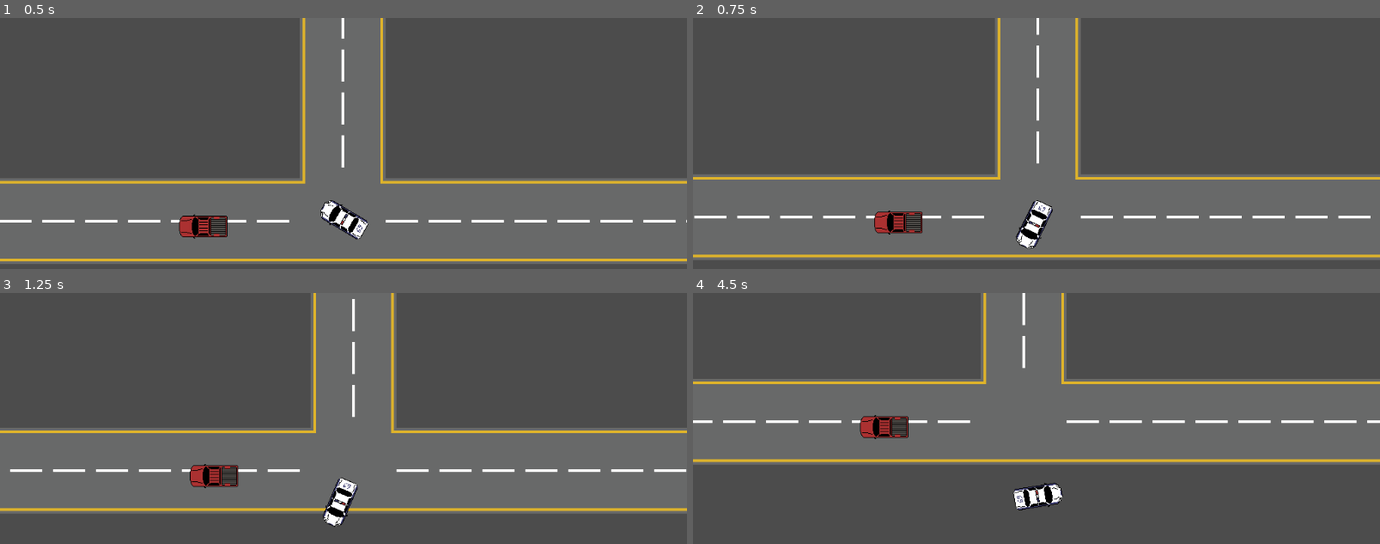
Above: before the commit, frames 1-4 (two rows, left to right).
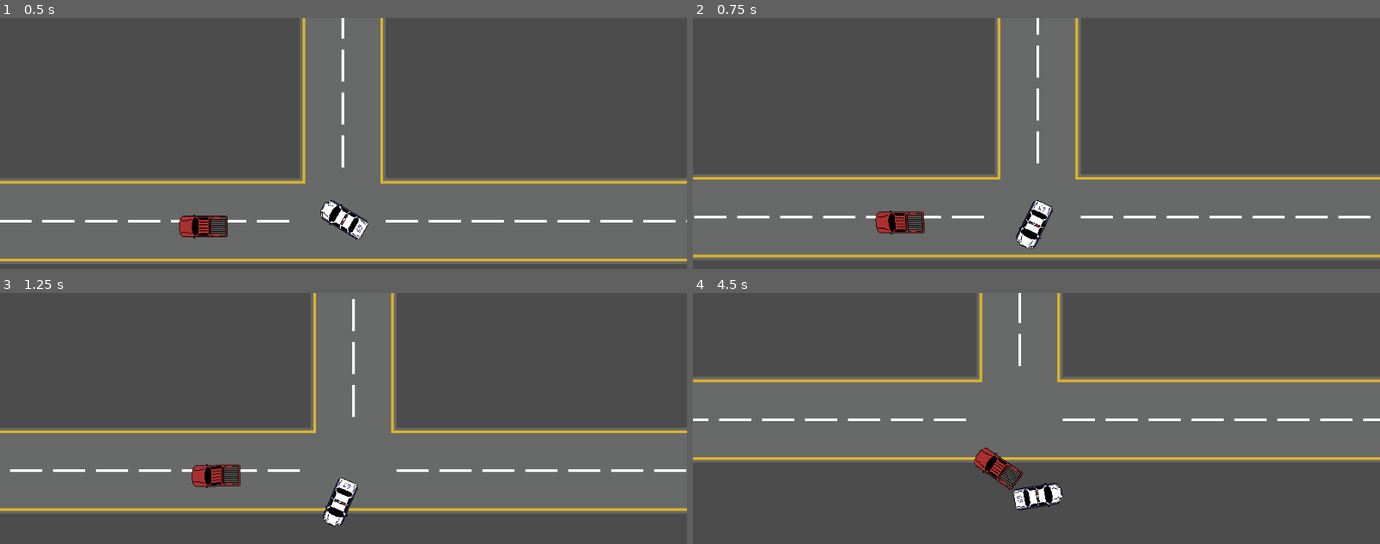
Above: after the commit, the same moments.

Repository: pixelpotato6791/open-theft-auto
Game: Godot game, scene res://Levels/Dev.tscn
Two runs of this game, one before a commit and one after it. Both use one fixed random seed, a clock stepped at 60 frames per second and the inputs below.
Inputs (mouse positions are in pixels of both pictures, inside the frame that each line leads up to):
- Up to frame 1 (0.5 s): no input
- Up to frame 2 (0.75 s): tap Enter at 0.5 s; move the mouse to (outside the picture) at 0.52 s; hold W (foward) from 0.53 s (still down)
- Up to frame 3 (1.25 s): keep holding W (foward)
- Up to frame 4 (4.5 s): move the mouse to (outside the picture) at 1.27 s; release W (foward) at 1.28 s; tap Shift (run) at 1.35 s; move the mouse to (830, 433) at 2.02 s; press the mouse at (830, 433) at 2.03 s; hold S (backwards) 2.03-4.28 s; move the mouse to (1070, 493) at 2.77 s; release the mouse at (1070, 493) at 2.78 s; tap W (foward) at 2.85 s; move the mouse to (933, 393) at 3.52 s; hold Shift (run) 3.53-4.28 s; move the mouse to (1187, 473) at 4.27 s; click (1187, 473) at 4.35 s

Frame 1 is identical in both runs. In frame 2, 0.2% of the frame differs, in the area x 26-34%, y 76-87%; in frame 3, 0.4%; in frame 4, 7.7%, in the area x 0-100%, y 0-79%.

Commit message:
got basic working AI and numerous other changes throughout the scripts

Diff:
--- /dev/null
+++ b/AI.gd
@@ -0,0 +1,44 @@
+extends Area2D
+
+
+enum State {
+	CALM,
+	ENGAGE,
+	DEAD
+}
+
+
+
+signal state_changed(set_state)
+
+export(int) var SPEED
+var current_state:int = State.CALM setget set_state
+
+func set_state(state:int):
+	print('New state:', state)
+	if current_state == state:
+		return
+
+	current_state = state
+
+func _process(_delta):
+	match self.current_state:
+		State.CALM:
+			pass
+		State.ENGAGE:
+			var player_pos = Game.player.global_position
+			get_parent().look_at(player_pos)
+			get_parent().move_and_slide(global_position.direction_to(player_pos) * SPEED)
+
+
+func _on_Eyesight_body_entered(body):
+	print('entered')
+	if body.is_in_group(Game.PLAYER_GROUP_TAG):
+		print('player in group')
+		#emit_signal("state_changed", State.ENGAGE)
+		set_state(State.ENGAGE)
+
+
+func _on_Eyesight_body_exited(body):
+	if body.is_in_group(Game.PLAYER_GROUP_TAG):
+		set_state(State.CALM)
--- a/Game.gd
+++ b/Game.gd
@@ -1,3 +1,8 @@
 extends Node2D
 
 export(PackedScene) var player
+
+export(String) var PLAYER_GROUP_TAG = "Player"
+
+func distance_to_player(org_obj:Position2D):
+	return int(org_obj.position.distance_to(player.global_position))
--- /dev/null
+++ b/Health.gd
@@ -0,0 +1,11 @@
+extends Node
+
+export(int) var health = 100
+
+
+func take_damage(x:int) -> bool:
+	if self.health > 0:
+		self.health -= x
+		return true
+
+	return false
--- a/Levels/Dev.tscn
+++ b/Levels/Dev.tscn
@@ -1,12 +1,17 @@
-[gd_scene load_steps=6 format=2]
+[gd_scene load_steps=9 format=2]
 
 [ext_resource path="res://assets/player/Player.tscn" type="PackedScene" id=1]
 [ext_resource path="res://Levels/world_tileset_v1.tres" type="TileSet" id=2]
 [ext_resource path="res://assets/vehicles/pickup_truck.png" type="Texture" id=3]
 [ext_resource path="res://assets/Entity.gd" type="Script" id=4]
+[ext_resource path="res://AI.gd" type="Script" id=5]
+[ext_resource path="res://assets/Helpers/Health.tscn" type="PackedScene" id=6]
 
 [sub_resource type="RectangleShape2D" id=1]
 extents = Vector2( 36, 16 )
+
+[sub_resource type="CircleShape2D" id=2]
+radius = 172.0
 
 [node name="Main" type="Node2D"]
 
@@ -31,8 +36,20 @@
 position = Vector2( 4, 0 )
 texture = ExtResource( 3 )
 
+[node name="Health" parent="TestDummy" instance=ExtResource( 6 )]
+position = Vector2( 212, 56 )
+
+[node name="Eyesight" type="Area2D" parent="TestDummy"]
+script = ExtResource( 5 )
+SPEED = 60
+
+[node name="CollisionShape2D" type="CollisionShape2D" parent="TestDummy/Eyesight"]
+shape = SubResource( 2 )
+
 [node name="World" type="TileMap" parent="."]
 z_index = -1
 tile_set = ExtResource( 2 )
 format = 1
 tile_data = PoolIntArray( -524289, 4, 0, -589824, 9, 0, -458753, 4, 0, -524288, 9, 0, -393217, 4, 0, -458752, 9, 0, -32 …(627 unchanged characters)…
+[connection signal="body_entered" from="TestDummy/Eyesight" to="TestDummy/Eyesight" method="_on_Eyesight_body_entered"]
+[connection signal="body_exited" from="TestDummy/Eyesight" to="TestDummy/Eyesight" method="_on_Eyesight_body_exited"]
--- a/assets/Entity.gd
+++ b/assets/Entity.gd
@@ -12,20 +12,30 @@
 export(bool) var attacking
 export(int)  var eyesight
 
-export(PackedScene) var weapon
-export(ENTITY_TYPE) var e_type #entity_type
+export(PackedScene)  var weapon
+export(ENTITY_TYPE)  var e_type  #entity_type
 
 onready var pos = $Position2D
+onready var eyerange = $Eyesight
+
+func set_state(new_state:int):
+	if new_state == self.e_state:
+		return
+
+	self.e_state = new_state
+	emit_signal('state_changed', self.e_state)
 
 func _ready():
 	self.pos = $Position2D
 
 func _physics_process(_delta):
-	if self.pos.global_position.distance_to(self.get_player_pos()) < eyesight:
-		print(global_position.distance_to(self.get_player_pos()))
-		print('In eyesight')
+	#print(Game.distance_to_player(self.pos))
+	#if Game.distance_to_player(self.pos) < eyesight:
+	#	self.on_in_eyesight()
+
 
 	if not self.attacking: pass
+
 
 func take_damage(x:int):
 	#if self.e_type == ENTITY_TYPE.AGGRESSIVE_PED and not self.attacking:
@@ -37,6 +47,3 @@
 		return
 
 	self.alive = false
-
-func get_player_pos() -> Vector2:
-	return Game.player.global_position
--- /dev/null
+++ b/assets/Helpers/Health.tscn
@@ -0,0 +1,3 @@
+[gd_scene format=2]
+
+[node name="Health" type="Node2D"]
--- a/assets/player/Player.gd
+++ b/assets/player/Player.gd
@@ -37,9 +37,6 @@
 		# TODO: play run animation
 		speed = RUNSPEED
 
-	smoothed_mouse_pos = lerp(smoothed_mouse_pos, mouse_pos, 0.3)
-	look_at(smoothed_mouse_pos)
-	#look_at(mouse_pos)
 
 	if Input.is_action_pressed("foward"):
 		move_pos = global_position.direction_to(mouse_pos) * speed
@@ -55,6 +52,10 @@
 		if current_weapon:
 			current_weapon.shoot()
 
+	smoothed_mouse_pos = lerp(smoothed_mouse_pos, mouse_pos, 0.3)
+	look_at(smoothed_mouse_pos)
+	#look_at(mouse_pos)
+
 func on_weapon_pickup(wpn:Weapon):
 	if self.current_weapon.w_name == wpn.w_name:
 		wpn.get_ammo()
--- a/assets/player/Player.tscn
+++ b/assets/player/Player.tscn
@@ -7,7 +7,9 @@
 [sub_resource type="RectangleShape2D" id=1]
 extents = Vector2( 36, 16 )
 
-[node name="Player" type="KinematicBody2D"]
+[node name="Player" type="KinematicBody2D" groups=[
+"Player",
+]]
 script = ExtResource( 2 )
 
 [node name="Camera2D" type="Camera2D" parent="."]
--- a/project.godot
+++ b/project.godot
@@ -46,12 +46,12 @@
 
 run={
 "deadzone": 0.5,
-"events": [ Object(InputEventKey,"resource_local_to_scene":false,"resource_name":"","device":0,"alt":false,"shift":false,"control":false,"meta":false,"command":false,"pressed":false,"scancode":16777237,"physical_scancode":0,"unicode":0,"echo":false,"script":null)
+"events": [ Object(InputEventKey,"resource_local_to_scene":false,"resource_name":"","device":0,"alt":false,"shift":false,"control":false,"meta":false,"command":false,"pressed":false,"scancode":16777237,"unicode":0,"echo":false,"script":null)
  ]
 }
 foward={
 "deadzone": 0.5,
-"events": [ Object(InputEventKey,"resource_local_to_scene":false,"resource_name":"","device":0,"alt":false,"shift":false,"control":false,"meta":false,"command":false,"pressed":false,"scancode":87,"physical_scancode":0,"unicode":0,"echo":false,"script":null)
+"events": [ Object(InputEventKey,"resource_local_to_scene":false,"resource_name":"","device":0,"alt":false,"shift":false,"control":false,"meta":false,"command":false,"pressed":false,"scancode":87,"unicode":0,"echo":false,"script":null)
  ]
 }
 shoot={
@@ -61,11 +61,11 @@
 }
 backwards={
 "deadzone": 0.5,
-"events": [ Object(InputEventKey,"resource_local_to_scene":false,"resource_name":"","device":0,"alt":false,"shift":false,"control":false,"meta":false,"command":false,"pressed":false,"scancode":83,"physical_scancode":0,"unicode":0,"echo":false,"script":null)
+"events": [ Object(InputEventKey,"resource_local_to_scene":false,"resource_name":"","device":0,"alt":false,"shift":false,"control":false,"meta":false,"command":false,"pressed":false,"scancode":83,"unicode":0,"echo":false,"script":null)
  ]
 }
 
 [rendering]
 
+environment/default_environment="res://default_env.tres"
 2d/snapping/use_gpu_pixel_snap=true
-environment/default_environment="res://default_env.tres"
